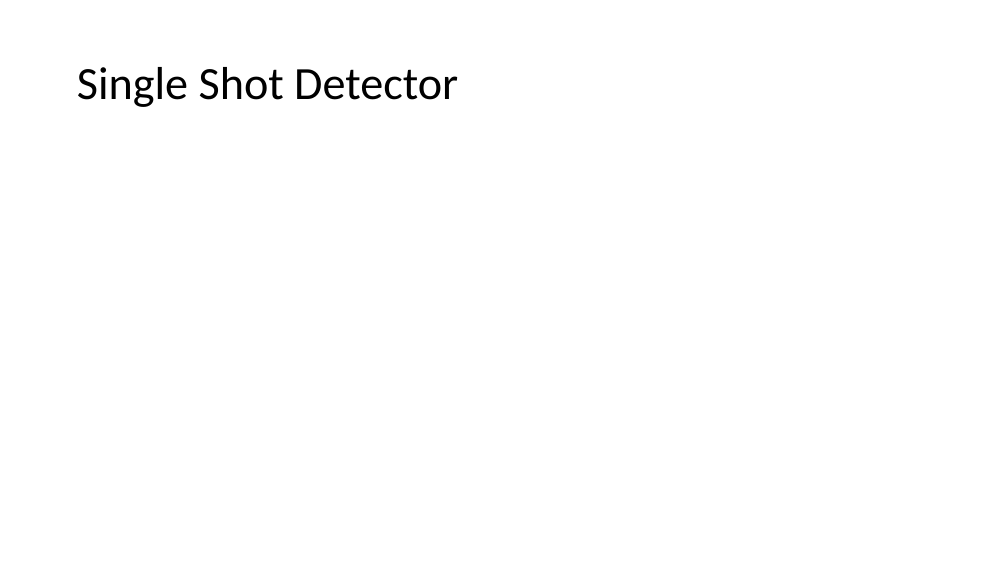
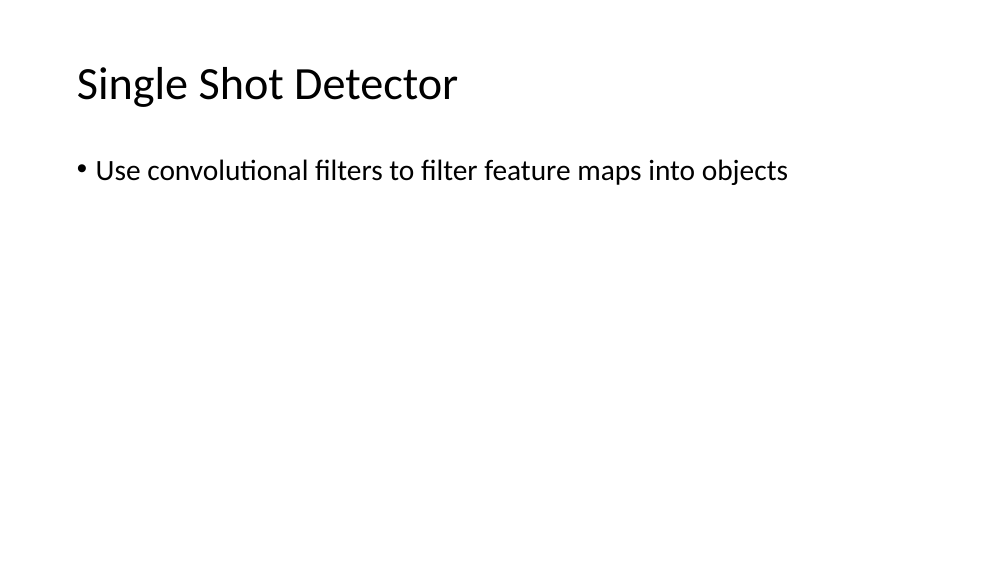
Before and after one commit to akshaygulabrao/flappybird-monorepo, a slide deck: slide 8 of Slides.pptx. Drawn at 1008x567 pixels with LibreOffice and Linux fonts; fonts in the diff are those of the drawing. Boxes give left, top, right and bottom in pixels: in the first picture for what was removed or moved away, otherwise in the second. Text is boxed around its words. In the diff, an @@ line names an element or a change of style, - is before the commit and + after.

```diff
--- a/Slides.pptx
+++ b/Slides.pptx
@@ text added at (96,159,788,185), 28 pt, text #000000 @@
+• Use convolutional filters to filter feature maps into objects
```
Also in this commit, not shown: 6 other slides changed, 5 slides added, 2 slides removed, 2 other files.
